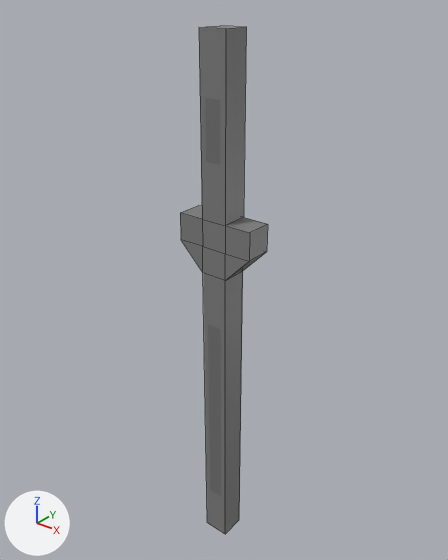
The Blender file t/mjin2/Effects/l2_env_column.blend: old version first, new version second.
Camera for both pictures: a 50 mm lens placed at (6.21, -7.74, 10.64), pointed at (-0.19, 0.27, 5.68). Arrows for +X, +Y and +Z are at lower left; the lights stay in place. Mesh edges are drawn as thin lines.

The older version as bpy lines, for what is in view:
```python
me_plane_001 = bpy.data.meshes.new('Plane.001')
me_plane_001.from_pydata(...)  # 28 vertices, 28 faces; spans x -0.75..0.75, y -0.25..0.25, z 0.0..10.0
me_plane_001.materials.append(mat_heightmap)  # picture img_heightmap
ob_plane_001 = bpy.data.objects.new('Plane.001', me_plane_001)
ob_plane_001.location = (0.0, 0.0, 0.0)
```
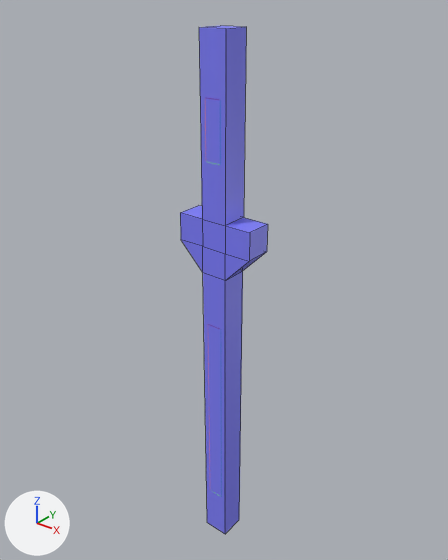
Where the change shows, as pixel boxes [x1, y1, x2, y2] in the pictures (448 x 560 px):
'Plane.001', recoloured (grey to blue): [180, 26, 268, 534] in both

Diff of the bpy script that builds the scene:
```diff
--- a/t/mjin2/Effects/l2_env_column.blend.py
+++ b/t/mjin2/Effects/l2_env_column.blend.py
@@ img_normalmap @@
+img_normalmap = load_image('NormalMap', 'l2_env_column_n.png', 512, 512, 'sRGB')
@@ mat_normalmap @@
+mat_normalmap = principled_material('NormalMap')
+mat_normalmap.texture = img_normalmap
@@ me_plane_001 @@
 me_plane_001.from_pydata(...)  # 28 vertices, 28 faces; spans x -0.75..0.75, y -0.25..0.25, z 0.0..10.0
-me_plane_001.materials.append(mat_heightmap)  # picture img_heightmap
+me_plane_001.materials.append(mat_normalmap)  # picture img_normalmap
```
